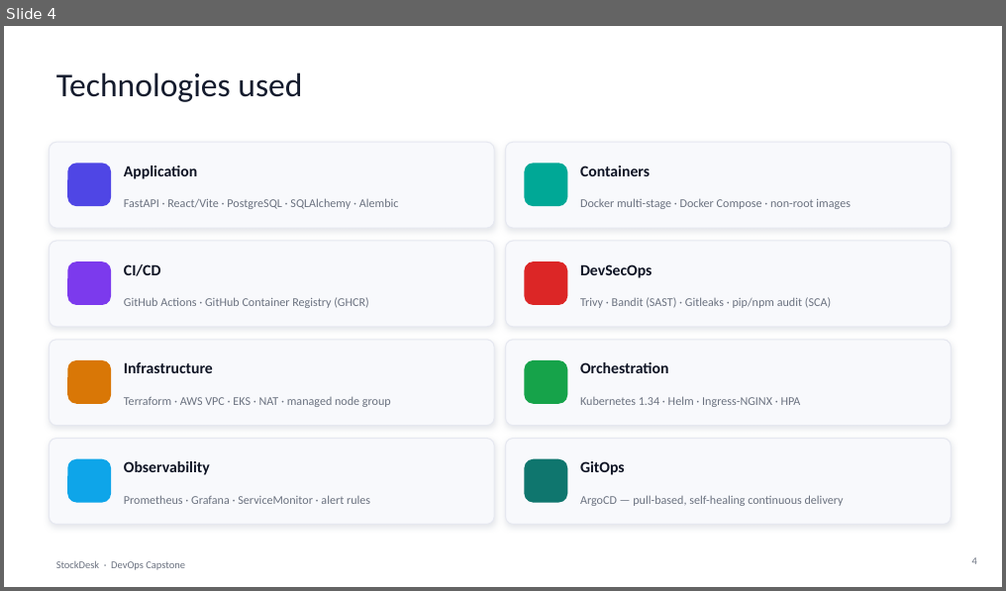
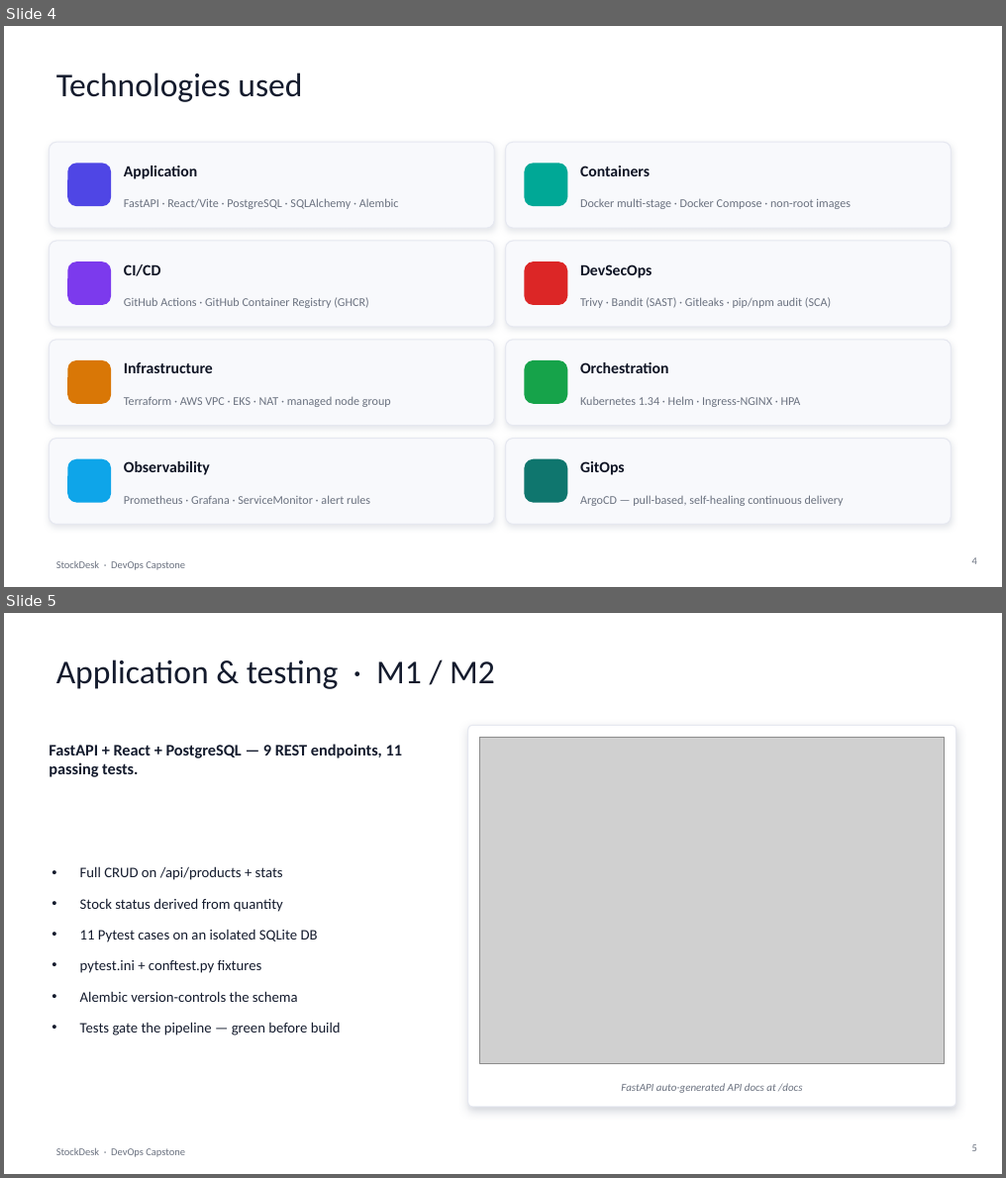
Before and after one commit to Naren456/devops-project, a slide deck: StockDesk_DevOps_Capstone.pptx. Shown one above the other, each under a label of ours: slide 4 before the commit, slides 4 and 5 after it. The pictures are 1006x591 and 1006x1178 pixels, drawn with LibreOffice and Linux fonts; fonts in the diff are those of the drawing; grey boxes stand for pictures. Boxes give left, top, right and bottom in pixels: in the first picture for what was removed or moved away, otherwise in the second. Text is boxed around its words. In the diff, an @@ line names an element or a change of style, - is before the commit and + after.

Commit message:
docs(m10): embed real evidence screenshots into presentation (slides 2,5-12)

```diff
--- a/StockDesk_DevOps_Capstone.pptx
+++ b/StockDesk_DevOps_Capstone.pptx
@@ slide 5 added at bbox=[4, 613, 1002, 1174], background #FFFFFF; not listed: 1 template element that a slide beside it also shows @@
@@ text added at bbox=[56, 660, 495, 689], 32 pt, text #141B2D @@
+Application & testing · M1 / M2
@@ rounded rectangle added at bbox=[468, 725, 956, 1107], fill #FFFFFF, outline #E6E8F0 1 pt @@
@@ text added at bbox=[49, 744, 402, 777], 15.5 pt, text #141B2D, bold @@
+FastAPI + React + PostgreSQL — 9 REST endpoints, 11 passing tests.
@@ picture added at bbox=[480, 738, 944, 1063] @@
@@ text added at bbox=[80, 866, 341, 1036], 14 pt, text #141B2D @@
+• Full CRUD on /api/products + stats
+• Stock status derived from quantity
+• 11 Pytest cases on an isolated SQLite DB
+• pytest.ini + conftest.py fixtures
+• Alembic version-controls the schema
+• Tests gate the pipeline — green before build
@@ text added at bbox=[621, 1083, 802, 1093], 10.5 pt, text #6B7280, italic @@
+FastAPI auto-generated API docs at /docs
@@ page number added at bbox=[972, 1145, 977, 1152], 10 pt, text #6B7280 @@
+5
```
Also in this commit, not shown: 8 slides changed, 1 slide removed, 1 other file.
